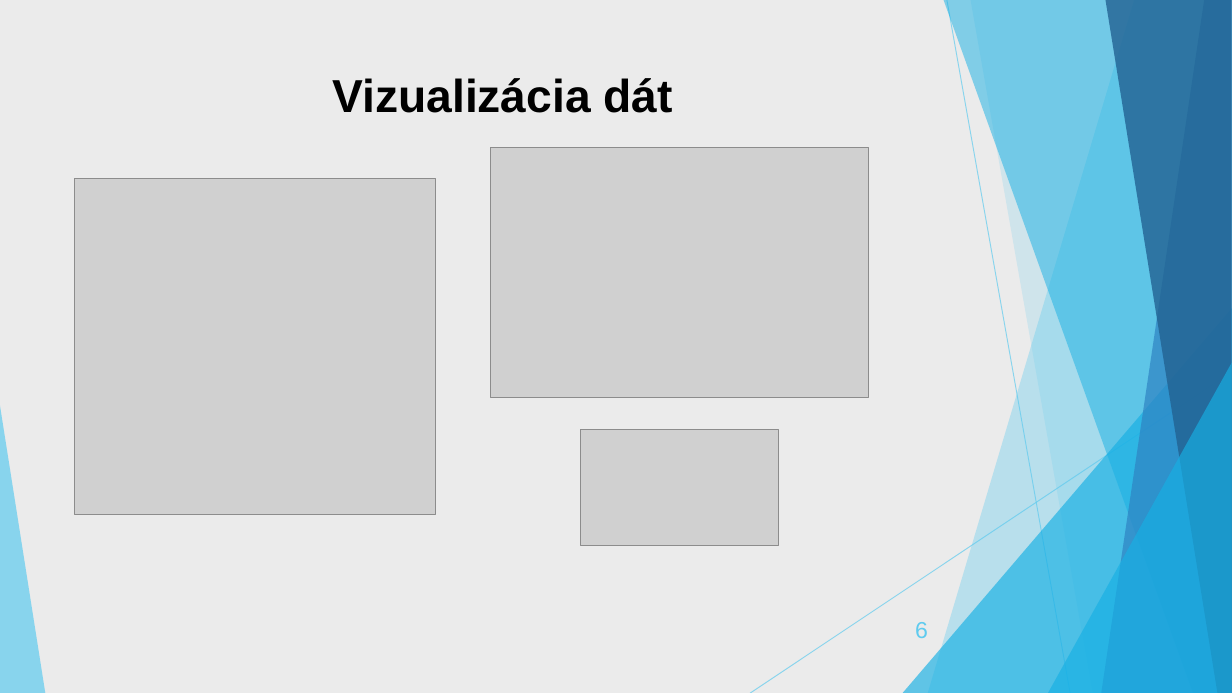
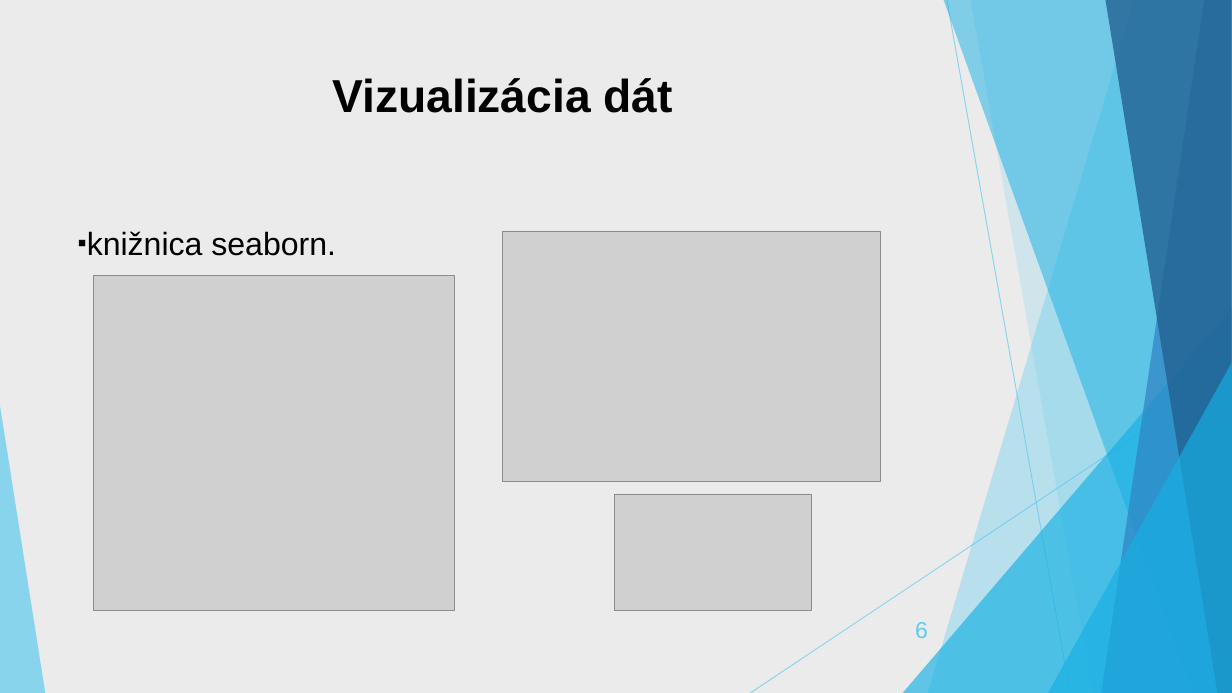
Before and after one commit to oliverolah97/Olah_NS2021, a slide deck: slide 6 of Olah_NS2021.pptx. Drawn at 1232x693 pixels with LibreOffice and Linux fonts; fonts in the diff are those of the drawing; grey boxes stand for pictures. Boxes give left, top, right and bottom in pixels: in the first picture for what was removed or moved away, otherwise in the second. Text is boxed around its words. In the diff, an @@ line names an element or a change of style, - is before the commit and + after.

```diff
--- a/Olah_NS2021.pptx
+++ b/Olah_NS2021.pptx
@@ text added at (x1=87, y1=231, x2=336, y2=256), 25 pt, text #000000 @@
+▪ knižnica seaborn.
@@ picture moved from (x1=491, y1=147, x2=868, y2=397) to (x1=503, y1=231, x2=880, y2=482) @@
@@ picture moved from (x1=75, y1=179, x2=436, y2=515) to (x1=94, y1=275, x2=456, y2=611) @@
@@ picture moved from (x1=581, y1=430, x2=779, y2=546) to (x1=615, y1=494, x2=812, y2=611) @@
```
Also in this commit, not shown: 6 other slides changed.
